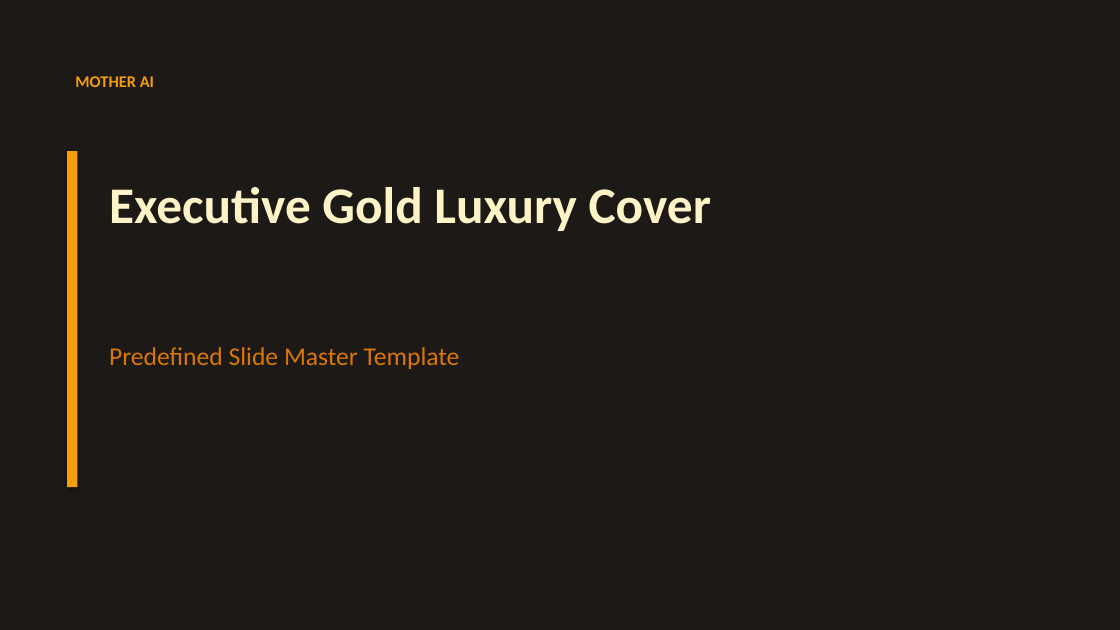
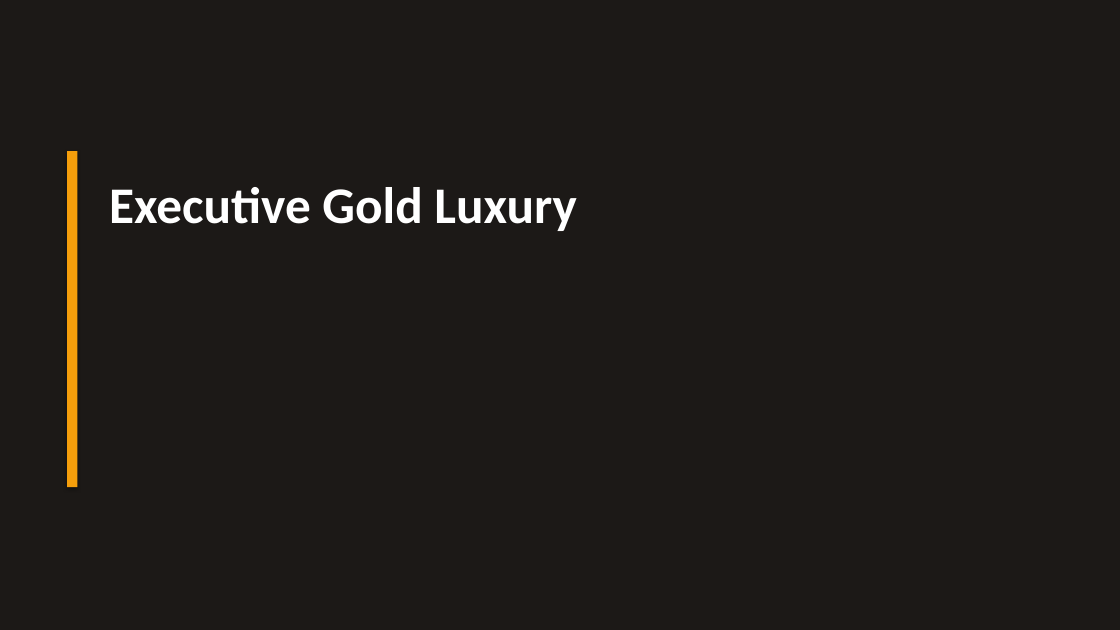
Before and after one commit to mrparihar08/MOTHER, a slide deck: slide 1 of templates/executive_gold.pptx. Drawn at 1120x630 pixels with LibreOffice and Linux fonts; fonts in the diff are those of the drawing. Boxes give left, top, right and bottom in pixels: in the first picture for what was removed or moved away, otherwise in the second. Text is boxed around its words. In the diff, an @@ line names an element or a change of style, - is before the commit and + after.

```diff
--- a/templates/executive_gold.pptx
+++ b/templates/executive_gold.pptx
@@ text removed at <box>75,76,154,87</box> @@
-MOTHER AI
@@ text at <box>109,187,577,231</box>: text changed; text colour #FEF3C7 to #FFFFFF @@
-Executive Gold Luxury Cover
+Executive Gold Luxury
@@ text removed at <box>109,347,460,369</box> @@
-Predefined Slide Master Template
```
Also in this commit, not shown: 1 slide added, 1 slide removed, 29 other files.
